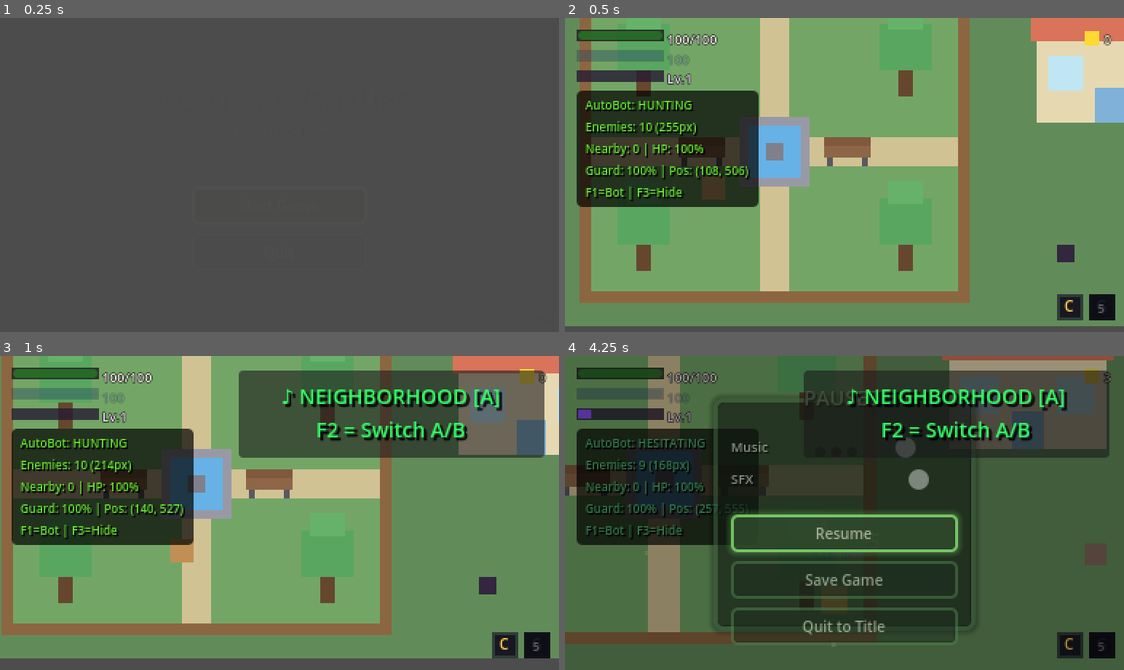
Above: before the commit, frames 1-4 (two rows, left to right).
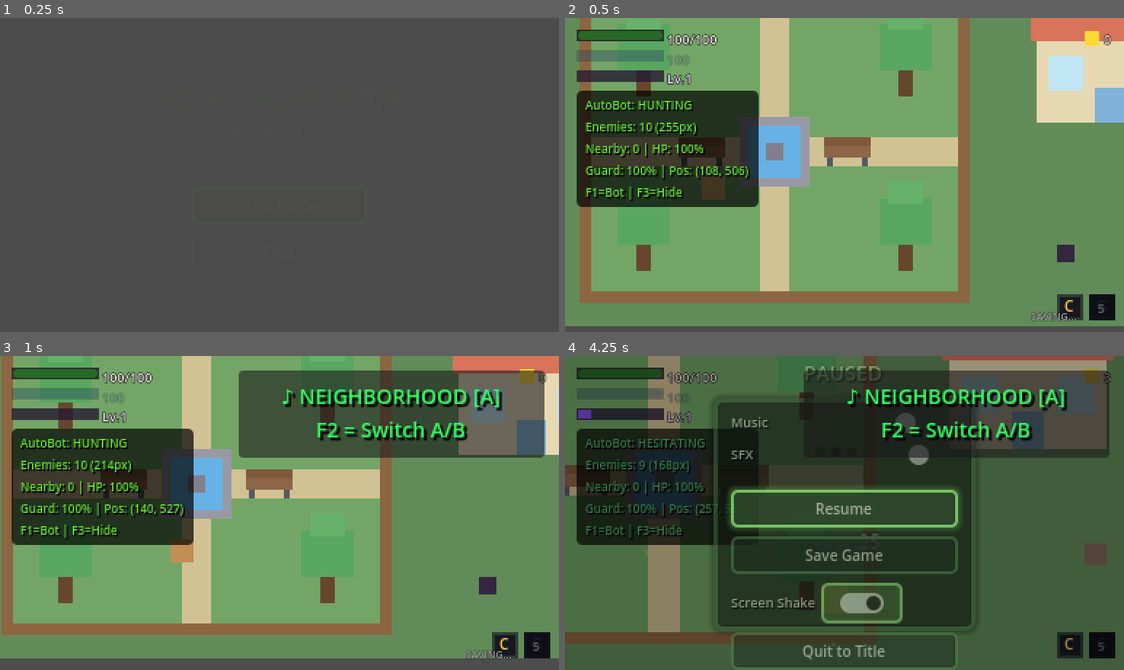
Above: after the commit, the same moments.

Repository: anthonyscry/momi-chronicles
Game: Godot game, scene res://ui/menus/title_screen.tscn
The game is run twice, just before and just after one commit, with the same random seed, the same clock (stepped at 60 frames per second) and the same inputs.
Inputs (mouse positions are in pixels of both pictures, inside the frame that each line leads up to):
- Up to frame 1 (0.25 s): no input
- Up to frame 2 (0.5 s): no input
- Up to frame 3 (1 s): tap Enter (ui_accept) at 0.5, 0.77 s; move the mouse to (402, 497) at 0.52 s; hold D (move_right) from 0.53 s (still down); hold Space (attack) from 0.53 s (still down); click (402, 497) at 0.67 s
- Up to frame 4 (4.25 s): move the mouse to (732, 528) at 1.27 s; release D (move_right) at 1.28 s; release Space (attack) at 1.28 s; hold S (move_down) 1.28-2.03 s; tap V (block) at 1.35 s; tap Enter (ui_accept) at 1.52, 3.02, 3.77 s; move the mouse to (900, 443) at 2.02 s; hold D (move_right) 2.03-2.78 s; hold Q (cycle_companion) 2.03-2.78 s; move the mouse to (816, 575) at 2.77 s; hold W (move_up) 2.78-3.53 s; tap X (dodge) at 2.85 s; click (816, 575) at 2.92 s; move the mouse to (1012, 560) at 3.52 s; hold A (move_left) from 3.53 s (still down); hold E (interact) from 3.53 s (still down); tap Escape (pause) at 4.15 s

Frame 1 is identical in both runs. In frame 2, 0.1% of the frame differs, in the area x 83-92%, y 93-97%; in frame 3, 0.1%; in frame 4, 12%, in the area x 29-71%, y 3-100%.

Commit message:
feat(qol): Phase P8 - QoL & options
- Auto-save indicator: 'SAVING...' text appears briefly at bottom-right on save
- Screen shake toggle: CheckButton in pause menu to disable screen shake
- EffectsManager.screen_shake_enabled flag for accessibility

Diff:
--- a/autoloads/effects_manager.gd
+++ b/autoloads/effects_manager.gd
@@ -47,6 +47,9 @@
 # =============================================================================
 # SCREEN SHAKE
 # =============================================================================
+
+## Toggle screen shake on/off (QoL accessibility option)
+var screen_shake_enabled: bool = true
 
 var shake_intensity: float = 0.0
 var shake_duration: float = 0.0
@@ -269,6 +272,9 @@
 
 ## Shake the camera with given intensity and duration
 func screen_shake(intensity: float = 3.0, duration: float = 0.15) -> void:
+	if not screen_shake_enabled:
+		return
+
 	var player = get_tree().get_first_node_in_group("player")
 	if player == null or not player.has_node("Camera2D"):
 		return
--- a/ui/hud/game_hud.gd
+++ b/ui/hud/game_hud.gd
@@ -16,6 +16,9 @@
 ## Buff status icons
 var buff_icons: BuffIcons
 
+## Save indicator
+var save_indicator: Label
+
 ## Whether debug panel is visible
 var debug_visible: bool = true
 
@@ -29,8 +32,14 @@
 	# Create buff icons display
 	_setup_buff_icons()
 
+	# Create save indicator
+	_setup_save_indicator()
+
 	# Connect to health changes
 	Events.player_health_changed.connect(_on_health_changed)
+
+	# Connect to save events
+	Events.game_saved.connect(_on_game_saved)
 
 
 func _unhandled_input(event: InputEvent) -> void:
@@ -40,6 +49,30 @@
 			debug_visible = not debug_visible
 			debug_panel.visible = debug_visible
 			print("[HUD] Debug panel: %s (F3 to toggle)" % ("ON" if debug_visible else "OFF"))
+
+
+func _setup_save_indicator() -> void:
+	save_indicator = Label.new()
+	save_indicator.name = "SaveIndicator"
+	save_indicator.text = "SAVING..."
+	save_indicator.add_theme_font_size_override("font_size", 7)
+	save_indicator.add_theme_color_override("font_color", Color(0.8, 0.8, 0.8, 0.8))
+	save_indicator.add_theme_color_override("font_outline_color", Color(0, 0, 0))
+	save_indicator.add_theme_constant_override("outline_size", 1)
+	# Bottom-right corner
+	save_indicator.position = Vector2(320, 200)
+	save_indicator.modulate.a = 0.0
+	add_child(save_indicator)
+
+
+func _on_game_saved() -> void:
+	if not save_indicator:
+		return
+	# Brief flash: fade in, hold, fade out
+	var tween = create_tween()
+	tween.tween_property(save_indicator, "modulate:a", 1.0, 0.15)
+	tween.tween_interval(1.0)
+	tween.tween_property(save_indicator, "modulate:a", 0.0, 0.4)
 
 
 func _setup_buff_icons() -> void:
--- a/ui/menus/pause_menu.gd
+++ b/ui/menus/pause_menu.gd
@@ -43,14 +43,56 @@
 	AudioManager.play_sfx("menu_navigate")
 
 
+## Screen shake toggle (created dynamically)
+var shake_toggle: CheckButton = null
+
+func _setup_shake_toggle() -> void:
+	# Add screen shake toggle to the VBox after sliders
+	var vbox = $Panel/VBoxContainer
+	if not vbox:
+		return
+
+	var container = HBoxContainer.new()
+	container.name = "ShakeContainer"
+
+	var label = Label.new()
+	label.text = "Screen Shake"
+	label.add_theme_font_size_override("font_size", 9)
+	container.add_child(label)
+
+	shake_toggle = CheckButton.new()
+	shake_toggle.name = "ShakeToggle"
+	shake_toggle.button_pressed = EffectsManager.screen_shake_enabled
+	shake_toggle.toggled.connect(_on_shake_toggled)
+	shake_toggle.focus_entered.connect(_on_button_focused)
+	container.add_child(shake_toggle)
+
+	# Insert before quit button
+	var quit_idx = quit_button.get_index()
+	vbox.add_child(container)
+	vbox.move_child(container, quit_idx)
+
+
+func _on_shake_toggled(enabled: bool) -> void:
+	EffectsManager.screen_shake_enabled = enabled
+
+
 func _on_game_paused() -> void:
 	# Don't show pause menu if ring menu is open (it has its own pause)
 	if RingMenu and RingMenu.is_open:
 		return
 
+	# Create shake toggle on first open (lazy init)
+	if shake_toggle == null:
+		_setup_shake_toggle()
+
 	# Update sliders to current values
 	music_slider.value = AudioManager.get_music_volume()
 	sfx_slider.value = AudioManager.get_sfx_volume()
+
+	# Update shake toggle
+	if shake_toggle:
+		shake_toggle.button_pressed = EffectsManager.screen_shake_enabled
 
 	show()
 	_animate_in()
